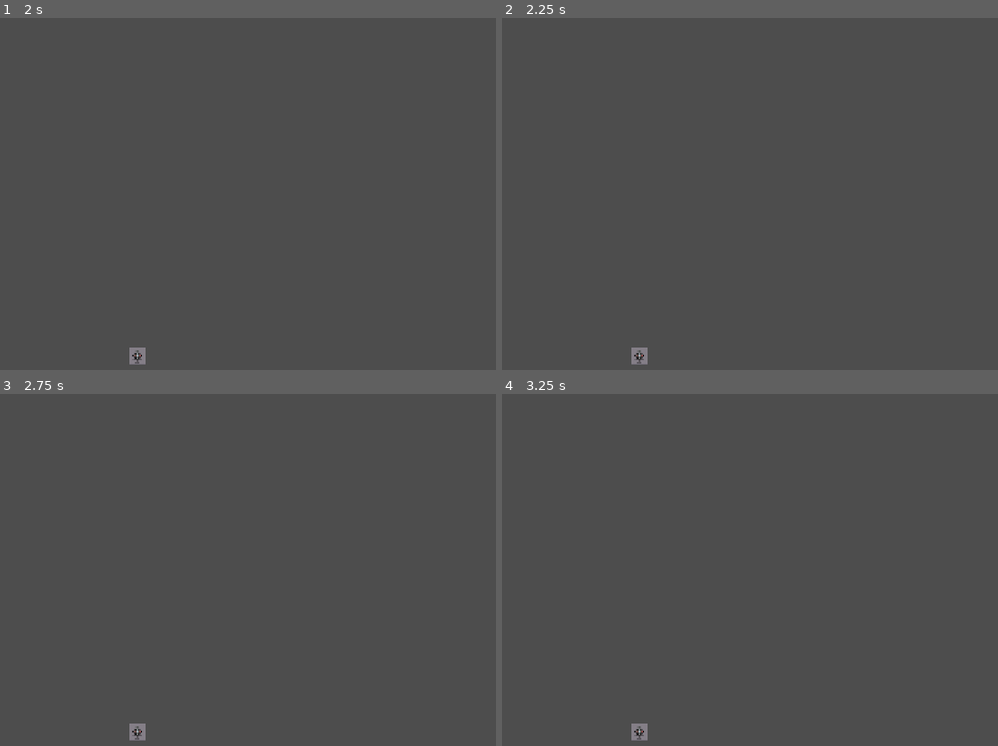
Above: before the commit, frames 1-4 (two rows, left to right).
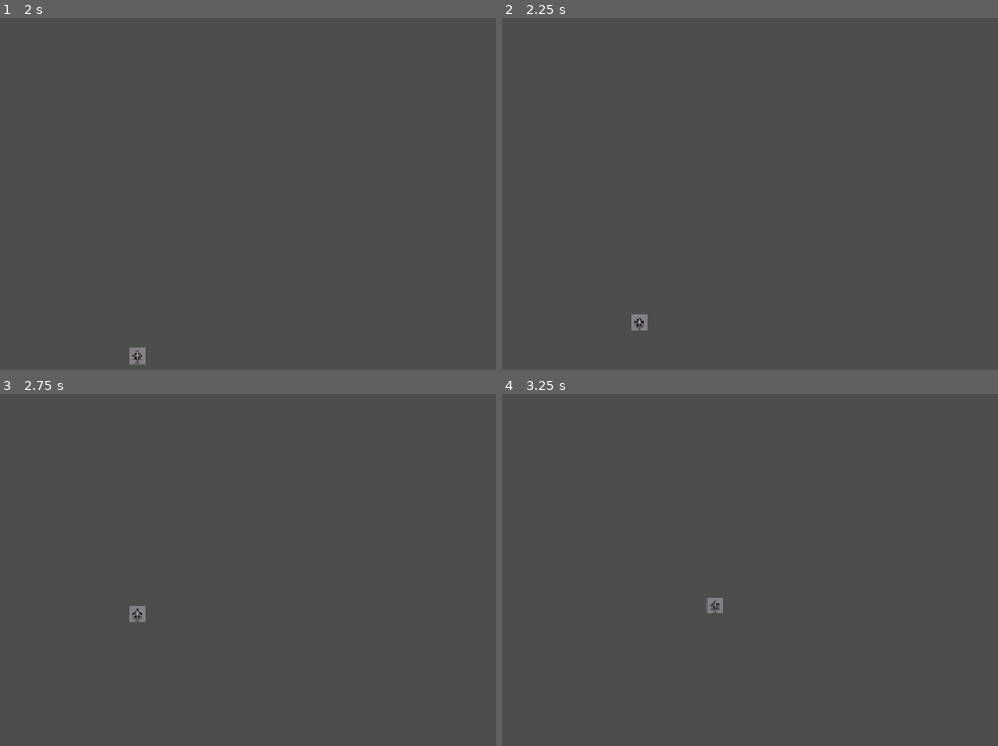
Above: after the commit, the same moments.

Repository: ikostan/SkyLockAssault
Game: Godot game, scene res://scenes/main_menu.tscn
The game is run twice, just before and just after one commit, with the same random seed, the same clock (stepped at 60 frames per second) and the same inputs. Video files are missing from this copy of the repository; at most half a second of black plays in their place.
Inputs:
- Up to frame 1 (2 s): tap Enter at 0.5 s; hold D (move_right) 0.53-1.25 s; click "Start Game" at 1.25 s
- Up to frame 2 (2.25 s): tap Space at 2 s; hold W (move_backward, bound only after the commit) from 2.03 s (still down)
- Up to frame 3 (2.75 s): keep holding W (move_backward, bound only after the commit)
- Up to frame 4 (3.25 s): release W (move_backward, bound only after the commit) at 2.78 s; hold D (move_right) from 2.78 s (still down)

Frame 1 is identical in both runs. In frame 2, 0.3% of the frame differs, in the area x 26-30%, y 84-99%; in frame 3, 0.3%; in frame 4, 0.3%.

Commit message:
Refactor player movement and input handling
Removed character_body_2d.gd and migrated player movement logic into player.gd, now using CharacterBody2D as a child node. Added boundary clamping and improved input mapping, swapping move_forward and move_backward key bindings. Cleaned up main_scene.gd by removing redundant debug logging.

Diff:
--- a/project.godot
+++ b/project.godot
@@ -42,12 +42,12 @@
 
 move_forward={
 "deadzone": 0.2,
-"events": [Object(InputEventKey,"resource_local_to_scene":fa …(141 unchanged characters)… ":false,"keycode":0,"physical_keycode":87,"key_label":0,"unicode":119,"location":0,"echo":false,"script":null)
+"events": [Object(InputEventKey,"resource_local_to_scene":fa …(141 unchanged characters)… ":false,"keycode":0,"physical_keycode":88,"key_label":0,"unicode":120,"location":0,"echo":false,"script":null)
 ]
 }
 move_backward={
 "deadzone": 0.2,
-"events": [Object(InputEventKey,"resource_local_to_scene":fa …(141 unchanged characters)… ":false,"keycode":0,"physical_keycode":88,"key_label":0,"unicode":120,"location":0,"echo":false,"script":null)
+"events": [Object(InputEventKey,"resource_local_to_scene":fa …(141 unchanged characters)… ":false,"keycode":0,"physical_keycode":87,"key_label":0,"unicode":119,"location":0,"echo":false,"script":null)
 ]
 }
 move_left={
--- a/scripts/character_body_2d.gd
+++ /dev/null
@@ -1 +0,0 @@
-extends CharacterBody2D
--- a/scripts/main_scene.gd
+++ b/scripts/main_scene.gd
@@ -6,8 +6,5 @@
 func _ready() -> void:
 	# Get viewport dimensions (dynamic for web/resizes)
 	var viewport_size: Vector2 = get_viewport_rect().size
-
 	# Example: Place at center-bottom
 	player.position = Vector2(viewport_size.x / 2, viewport_size.y / 1.2)
-
-	Globals.log_message("Player positioned at: " + str(player.position), Globals.LogLevel.DEBUG)
--- a/scripts/player.gd
+++ b/scripts/player.gd
@@ -1 +1,38 @@
 extends Node2D
+
+@onready var player: CharacterBody2D = $CharacterBody2D
+@export var speed: float = 300.0
+
+# Add these for boundary offsets (adjust based on your sprite/collision size)
+@onready var collision_shape: CollisionShape2D = $CharacterBody2D/CollisionShape2D
+@onready var screen_size: Vector2 = get_viewport_rect().size
+@export var player_size: float = 0.0
+@export var player_x_min: float = 0.0
+@export var player_x_max: float = 0.0
+@export var player_y_min: float = 0.0
+@export var player_y_max: float = 0.0
+
+
+func _ready() -> void:
+	# Set screen boundaries for the player movement
+	player_size = collision_shape.shape.extents.x * abs(collision_shape.scale.x)
+	player_x_min = ((screen_size.x * -1) / 2) + player_size + 6
+	player_x_max = (screen_size.x / 2) - player_size - 8
+	player_y_min = (screen_size.y * -0.83) + player_size
+	player_y_max = screen_size.y / 7
+
+
+func _physics_process(delta: float) -> void:
+	var direction: Vector2 = Input.get_vector(
+		"move_left", "move_right", "move_backward", "move_forward"
+	)
+	if direction != Vector2.ZERO:
+		player.velocity = direction * speed
+	else:
+		player.velocity = Vector2.ZERO
+	player.move_and_slide()
+
+	# Clamp position to screen boundaries after movement
+	player.position.x = clamp(player.position.x, player_x_min, player_x_max)
+	player.position.y = clamp(player.position.y, player_y_min, player_y_max)
+	Globals.log_message("Player positioned at: " + str(player.position), Globals.LogLevel.DEBUG)
Not shown, changed: export/web/index.html
Not shown, changed: export/web/index.pck
